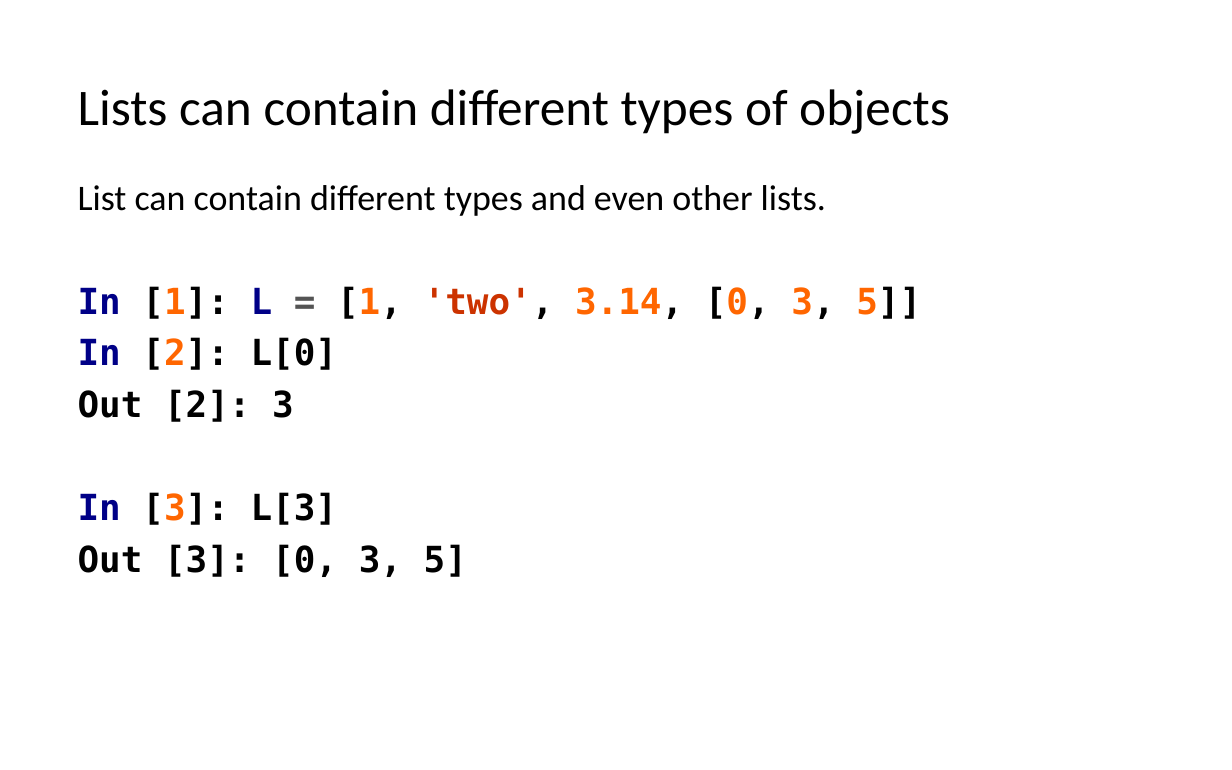
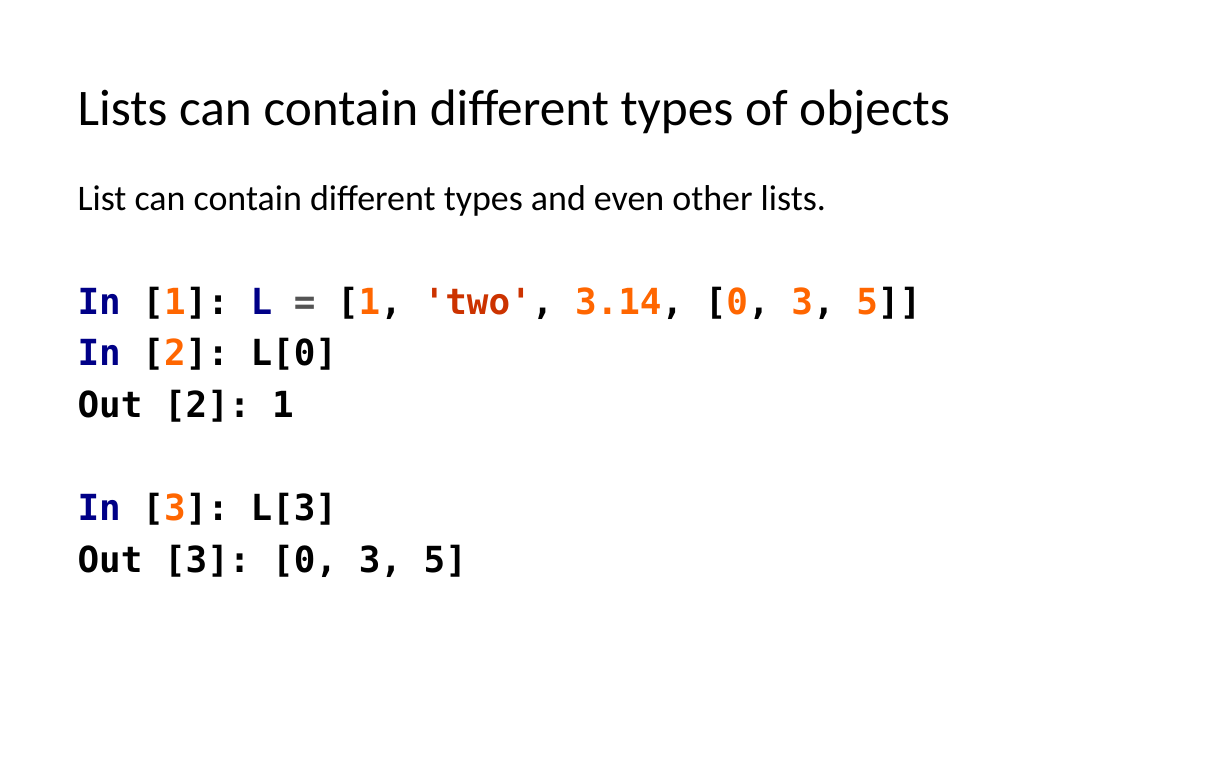
Before and after one commit to LongBaoNguyen/longbaonguyen.github.io, a slide deck: slide 7 of courses/apcsp/lect6.pptx. Drawn at 1232x770 pixels with LibreOffice and Linux fonts; fonts in the diff are those of the drawing. Boxes give left, top, right and bottom in pixels: in the first picture for what was removed or moved away, otherwise in the second. Text is boxed around its words. In the diff, an @@ line names an element or a change of style, - is before the commit and + after.

```diff
--- a/courses/apcsp/lect6.pptx
+++ b/courses/apcsp/lect6.pptx
@@ text at box(78, 389, 294, 422): text changed @@
-Out [2]: 3
+Out [2]: 1
```
Also in this commit, not shown: 1 other file.
